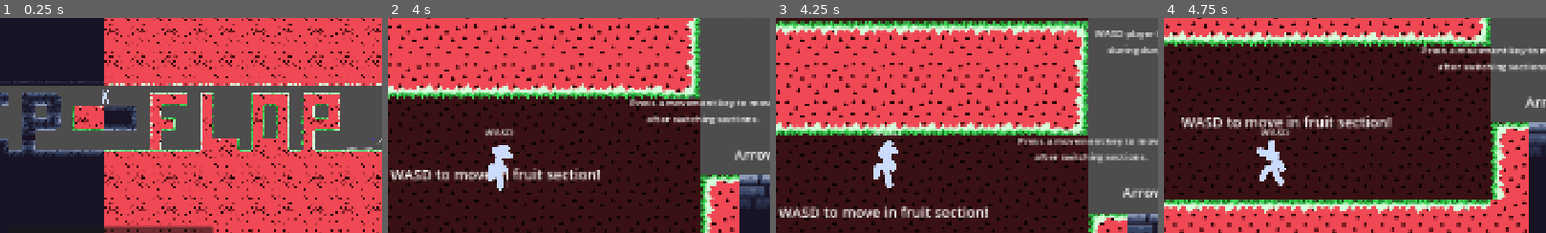
Above: before the commit, frames 1-4 (left to right).
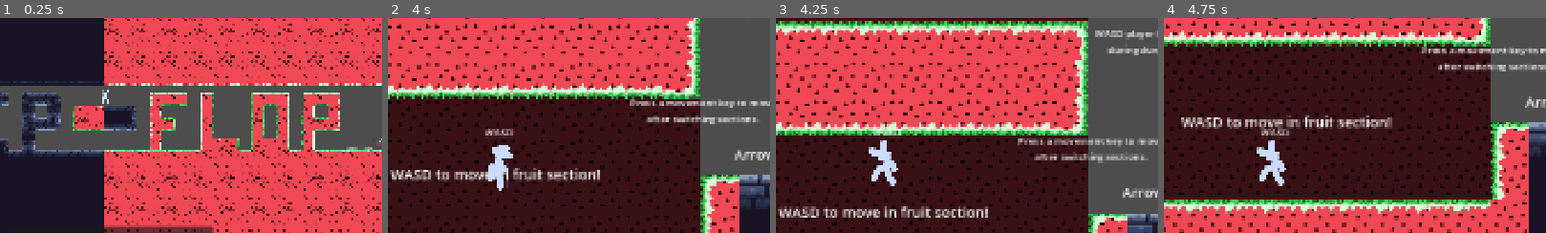
Above: after the commit, the same moments.

Repository: PHS-TSA/Flip-Flop
Game: Godot game, scene res://starting/thestart.tscn
Same seed, same stepped clock (60 frames per second), same inputs: the game is played once before the commit and once after it. The engine's default icon, where the game draws it, is replaced by a stand-in: a white triangle on a blue panel in a dark square.
Inputs:
- Up to frame 1 (0.25 s): no input
- Up to frame 2 (4 s): click "Start" at 0.5 s; tap A (a) at 1.25, 2.75, 3.5 s; hold A (a) 1.28-2.03 s; hold Right (right) 1.28-2.78 s; tap Up (up) at 1.52, 1.82, 2.27, 2.57, 3.77 s; tap Q (arrowsgrab) at 1.55, 2.1 s; tap D (d) at 2.3 s; hold Left (left) 2.78-3.53 s; hold D (d) 2.78-3.53 s; tap S (s) at 3.05, 3.6 s; hold Right (right) from 3.53 s (still down); tap W (w) at 3.8 s
- Up to frame 3 (4.25 s): keep holding Right (right); tap Up (up) at 4.07 s
- Up to frame 4 (4.75 s): keep holding Right (right); tap A (a) at 4.25 s; hold W (w) from 4.28 s (still down); tap Up (up) at 4.52 s; tap Shift (wasdgrab) at 4.55 s
The pictures show only the part of the screen within x 36-86%, y 17-67%; the shares and areas given below are measured in that part.

Frames 1-2 are identical in both runs. In frame 3, 0.5% of the frame differs, in the area x 24-32%, y 56-80%; in frame 4, nothing differs.

Commit message:
hello sam

Diff:
--- a/Scripts/player.gd
+++ b/Scripts/player.gd
@@ -13,6 +13,7 @@
 var walking = false
 var stamina = 100
 var secretstamina = 100
+var pausedclimb = true
 
 var onladder = false
 
@@ -52,7 +53,7 @@
 			if is_on_floor() and not is_on_wall() and not walking and not jumping and not grabbing:
 				%Sprite.play("idle")
 
-			if is_on_wall() and Input.is_action_pressed("wasdgrab"):
+			if is_on_wall() and Input.is_action_pressed("wasdgrab") and not onladder:
 				if grabbing == false:
 					%Sprite.play("wall_grab")
 				secretstamina -= 0.1
@@ -90,7 +91,7 @@
 
 			if direction and not(walljump):
 				velocity.x = direction * speed
-				if not jumping and not grabbing:
+				if not jumping and not grabbing and not onladder:
 					%Sprite.play("walk")
 				walking = true
 			elif not walljump:
@@ -100,11 +101,24 @@
 			if onladder and Input.is_action_pressed("wasdgrab"):
 				secretstamina -= 0.01
 				if Input.is_action_pressed("w"):
+					if pausedclimb:
+						%Sprite.play("climb")
+						pausedclimb = false
 					velocity.y = move_toward(velocity.y, -300, speed/3)
 				elif Input.is_action_pressed("s"):
+					if pausedclimb:
+						%Sprite.play("climb")
+						pausedclimb = false
 					velocity.y = move_toward(velocity.y, 300, speed/3)
+				elif Input.is_action_pressed("a") or Input.is_action_pressed("d"):
+					if pausedclimb:
+						%Sprite.play("climb")
+						pausedclimb = false
+					velocity.y = 0
 				else:
 					velocity.y = 0
+					%Sprite.pause()
+					pausedclimb = true
 
 
 		else: #arrows
@@ -115,7 +129,7 @@
 			if is_on_floor() and not is_on_wall() and not walking and not jumping and not grabbing:
 				%Sprite.play("idle")
 
-			if is_on_wall() and Input.is_action_pressed("arrowsgrab"):
+			if is_on_wall() and Input.is_action_pressed("arrowsgrab") and not onladder:
 				if grabbing == false:
 					%Sprite.play("wall_grab")
 				secretstamina -= 0.1
@@ -154,7 +168,7 @@
 
 			if direction and not(walljump):
 				velocity.x = direction * speed
-				if not jumping and not grabbing:
+				if not jumping and not grabbing and not onladder:
 					%Sprite.play("walk")
 				walking = true
 			elif not walljump:
@@ -162,14 +176,31 @@
 				walking = false
 
 			if onladder and Input.is_action_pressed("arrowsgrab"):
+				if %Sprite.animation != "climb":
+					%Sprite.play("climb")
 				secretstamina -= 0.01
 				if Input.is_action_pressed("up"):
+					if pausedclimb:
+						%Sprite.play("climb")
+						pausedclimb = false
 					velocity.y = move_toward(velocity.y, -300, speed/3)
 				elif Input.is_action_pressed("down"):
+					if pausedclimb:
+						%Sprite.play("climb")
+						pausedclimb = false
 					velocity.y = move_toward(velocity.y, 300, speed/3)
+				elif Input.is_action_pressed("left") or Input.is_action_pressed("right"):
+					if pausedclimb:
+						%Sprite.play("climb")
+						pausedclimb = false
+					velocity.y = 0
 				else:
-					velocity.y = 0
-
+					pausedclimb = true
+					%Sprite.pause()
+					velocity.y = 0
+
+		if velocity.y > 0 and not onladder and not grabbing and $Sprite.animation != "wall_jump":
+			%Sprite.play("fall")
 		stamina = roundi(secretstamina)
 		%Stamina.text = "Stamina: " + str(stamina)
 		if stamina <= 0:
@@ -200,6 +231,7 @@
 		onladder = true
 
 
+
 func _on_ladder_body_exited(body: Node2D) -> void:
 	if body.name == "Player":
 		onladder = false
--- a/player.tscn
+++ b/player.tscn
@@ -1,28 +1,43 @@
-[gd_scene load_steps=28 format=3 uid="uid://cp40cpc6551ks"]
+[gd_scene load_steps=43 format=3 uid="uid://cp40cpc6551ks"]
 
 [ext_resource type="Script" uid="uid://m6tgq13drqbb" path="res://Scripts/player.gd" id="1_vkth7"]
 [ext_resource type="Texture2D" uid="uid://d0kgvs44bbqko" path="res://Textures/Sam_G/Sam.png" id="2_7j51x"]
 [ext_resource type="Texture2D" uid="uid://cvtaaa1ggn7s6" path="res://Textures/icon.svg" id="2_vfl16"]
-[ext_resource type="Texture2D" uid="uid://cf82o18kq01rl" path="res://Textures/Bunny/idle/FIdle1.png" id="4_b0idd"]
-[ext_resource type="Texture2D" uid="uid://dfbo3u1yppl5g" path="res://Textures/Bunny/idle/FIdle2.png" id="5_05d2m"]
-[ext_resource type="Texture2D" uid="uid://cgnt6i33d057m" path="res://Textures/Bunny/idle/FIdle3.png" id="6_3054x"]
-[ext_resource type="Texture2D" uid="uid://ft4wbscqynvl" path="res://Textures/Bunny/idle/FIdle4.png" id="7_gx6if"]
-[ext_resource type="Texture2D" uid="uid://c62jpqee57ioa" path="res://Textures/Bunny/jump/FJump1.png" id="8_bk84p"]
-[ext_resource type="Texture2D" uid="uid://b802or66jpaov" path="res://Textures/Bunny/jump/FJump2.png" id="9_c67sc"]
-[ext_resource type="Texture2D" uid="uid://bcwv7jkgrva7k" path="res://Textures/Bunny/jump/FJump3.png" id="10_libey"]
-[ext_resource type="Texture2D" uid="uid://cfy0ypnpg1dwk" path="res://Textures/Bunny/jump/FJump4.png" id="11_c6umt"]
-[ext_resource type="Texture2D" uid="uid://b7mqoyxvinqyc" path="res://Textures/Bunny/jump/FJump5.png" id="12_bstyr"]
-[ext_resource type="Texture2D" uid="uid://clnxj03w1esq7" path="res://Textures/Bunny/walk/FWalk1.png" id="13_75qip"]
-[ext_resource type="Texture2D" uid="uid://cesol6vu7uret" path="res://Textures/Bunny/walk/FWalk2.png" id="14_unryy"]
-[ext_resource type="Texture2D" uid="uid://c84elxh0ff3lp" path="res://Textures/Bunny/walk/FWalk3.png" id="15_is603"]
-[ext_resource type="Texture2D" uid="uid://bccs5g8rgc5tt" path="res://Textures/Bunny/wallgrab/FWallGrab1.png" id="16_d3d4l"]
-[ext_resource type="Texture2D" uid="uid://dvjt100axdde3" path="res://Textures/Bunny/wallgrab/FWallGrab2.png" id="17_svjgd"]
-[ext_resource type="Texture2D" uid="uid://cwsiag4i6cyym" path="res://Textures/Bunny/wallgrab/FWallGrab3.png" id="18_6gw0d"]
-[ext_resource type="Texture2D" uid="uid://dmsaydmgm8tfv" path="res://Textures/Bunny/walljump/FWallJump1.png" id="19_0x757"]
-[ext_resource type="Texture2D" uid="uid://cg60p884attet" path="res://Textures/Bunny/walljump/FWallJump2.png" id="20_0uel0"]
-[ext_resource type="Texture2D" uid="uid://dmpx6w5spumyd" path="res://Textures/Bunny/walljump/FWallJump3.png" id="21_ysu3y"]
-[ext_resource type="Texture2D" uid="uid://x3educ8taot3" path="res://Textures/Bunny/walljump/FWallJump4.png" id="22_0ox3m"]
-[ext_resource type="Texture2D" uid="uid://y6qcw4k5lnug" path="res://Textures/Bunny/walljump/FWallJump5.png" id="23_0xils"]
+[ext_resource type="Texture2D" uid="uid://cf82o18kq01rl" path="res://Textures/Sam/idle/FIdle1.png" id="4_b0idd"]
+[ext_resource type="Texture2D" uid="uid://cst7d3wjqywu6" path="res://Textures/Sam/Climbing/FloppyClimb1.png" id="4_b88wv"]
+[ext_resource type="Texture2D" uid="uid://dfbo3u1yppl5g" path="res://Textures/Sam/idle/FIdle2.png" id="5_05d2m"]
+[ext_resource type="Texture2D" uid="uid://6ds4icrirqyy" path="res://Textures/Sam/Climbing/FloppyClimb2.png" id="5_pgbbb"]
+[ext_resource type="Texture2D" uid="uid://m5f7kjwbqm2k" path="res://Textures/Sam/Climbing/FloppyClimb3.png" id="6_331ug"]
+[ext_resource type="Texture2D" uid="uid://cgnt6i33d057m" path="res://Textures/Sam/idle/FIdle3.png" id="6_3054x"]
+[ext_resource type="Texture2D" uid="uid://ft4wbscqynvl" path="res://Textures/Sam/idle/FIdle4.png" id="7_gx6if"]
+[ext_resource type="Texture2D" uid="uid://dnxgls0moj3mw" path="res://Textures/Sam/Climbing/FloppyClimb4.png" id="7_ny14h"]
+[ext_resource type="Texture2D" uid="uid://c62jpqee57ioa" path="res://Textures/Sam/jump/FJump1.png" id="8_bk84p"]
+[ext_resource type="Texture2D" uid="uid://b802or66jpaov" path="res://Textures/Sam/jump/FJump2.png" id="9_c67sc"]
+[ext_resource type="Texture2D" uid="uid://bcwv7jkgrva7k" path="res://Textures/Sam/jump/FJump3.png" id="10_libey"]
+[ext_resource type="Texture2D" uid="uid://cfy0ypnpg1dwk" path="res://Textures/Sam/jump/FJump4.png" id="11_c6umt"]
+[ext_resource type="Texture2D" uid="uid://b7mqoyxvinqyc" path="res://Textures/Sam/jump/FJump5.png" id="12_bstyr"]
+[ext_resource type="Texture2D" uid="uid://clnxj03w1esq7" path="res://Textures/Sam/walk/FWalk1.png" id="13_75qip"]
+[ext_resource type="Texture2D" uid="uid://cesol6vu7uret" path="res://Textures/Sam/walk/FWalk2.png" id="14_unryy"]
+[ext_resource type="Texture2D" uid="uid://c84elxh0ff3lp" path="res://Textures/Sam/walk/FWalk3.png" id="15_is603"]
+[ext_resource type="Texture2D" uid="uid://bccs5g8rgc5tt" path="res://Textures/Sam/wallgrab/FWallGrab1.png" id="16_d3d4l"]
+[ext_resource type="Texture2D" uid="uid://dpx7p1oagb2du" path="res://Textures/Sam/FloppySleep/FloppySleep1.png" id="17_ibah8"]
+[ext_resource type="Texture2D" uid="uid://dvjt100axdde3" path="res://Textures/Sam/wallgrab/FWallGrab2.png" id="17_svjgd"]
+[ext_resource type="Texture2D" uid="uid://c6mhdrgw3hip3" path="res://Textures/Sam/FloppySleep/FloppySleep2.png" id="18_3iwfv"]
+[ext_resource type="Texture2D" uid="uid://cwsiag4i6cyym" path="res://Textures/Sam/wallgrab/FWallGrab3.png" id="18_6gw0d"]
+[ext_resource type="Texture2D" uid="uid://dmsaydmgm8tfv" path="res://Textures/Sam/walljump/FWallJump1.png" id="19_0x757"]
+[ext_resource type="Texture2D" uid="uid://coal6ldokeshr" path="res://Textures/Sam/FloppySleep/FloppySleep3.png" id="19_qwsg1"]
+[ext_resource type="Texture2D" uid="uid://cg60p884attet" path="res://Textures/Sam/walljump/FWallJump2.png" id="20_0uel0"]
+[ext_resource type="Texture2D" uid="uid://c4sawkuijqdyv" path="res://Textures/Sam/FloppySleep/FloppySleep4.png" id="20_1xqrm"]
+[ext_resource type="Texture2D" uid="uid://baq4q3vqbmfuo" path="res://Textures/Sam/FloppySleep/FloppySleep5.png" id="21_bfour"]
+[ext_resource type="Texture2D" uid="uid://dmpx6w5spumyd" path="res://Textures/Sam/walljump/FWallJump3.png" id="21_ysu3y"]
+[ext_resource type="Texture2D" uid="uid://x3educ8taot3" path="res://Textures/Sam/walljump/FWallJump4.png" id="22_0ox3m"]
+[ext_resource type="Texture2D" uid="uid://chxesd21r3i1f" path="res://Textures/Sam/FloppySleep/FloppySleep6.png" id="22_8gr2b"]
+[ext_resource type="Texture2D" uid="uid://y6qcw4k5lnug" path="res://Textures/Sam/walljump/FWallJump5.png" id="23_0xils"]
+[ext_resource type="Texture2D" uid="uid://dycs2riwby4pa" path="res://Textures/Sam/FloppySleep/FloppySleep7.png" id="23_vl8ci"]
+[ext_resource type="Texture2D" uid="uid://c3c4waolayn8m" path="res://Textures/Sam/FloppySleep/FloppySleep8.png" id="24_ieltc"]
+[ext_resource type="Texture2D" uid="uid://ccron88pf221p" path="res://Textures/Sam/FloppySleep/FloppySleep9.png" id="25_fddr8"]
+[ext_resource type="Texture2D" uid="uid://kakfgnai68j7" path="res://Textures/Sam/FloppySleep/FloppySleep10.png" id="26_oybyf"]
+[ext_resource type="Texture2D" uid="uid://j63pf2ym84sh" path="res://Textures/Sam/FloppySleep/FloppySleep11.png" id="27_ajfva"]
 
 [sub_resource type="RectangleShape2D" id="RectangleShape2D_3s637"]
 size = Vector2(48, 96)
@@ -34,6 +49,31 @@
 animations = [{
 "frames": [{
 "duration": 1.0,
+"texture": ExtResource("4_b88wv")
+}, {
+"duration": 1.0,
+"texture": ExtResource("5_pgbbb")
+}, {
+"duration": 1.0,
+"texture": ExtResource("6_331ug")
+}, {
+"duration": 1.0,
+"texture": ExtResource("7_ny14h")
+}],
+"loop": true,
+"name": &"climb",
+"speed": 5.0
+}, {
+"frames": [{
+"duration": 1.0,
+"texture": ExtResource("12_bstyr")
+}],
+"loop": true,
+"name": &"fall",
+"speed": 5.0
+}, {
+"frames": [{
+"duration": 1.0,
 "texture": ExtResource("4_b0idd")
 }, {
 "duration": 1.0,
@@ -67,6 +107,44 @@
 }],
 "loop": false,
 "name": &"jump",
+"speed": 5.0
+}, {
+"frames": [{
+"duration": 1.0,
+"texture": ExtResource("17_ibah8")
+}, {
+"duration": 1.0,
+"texture": ExtResource("18_3iwfv")
+}, {
+"duration": 1.0,
+"texture": ExtResource("19_qwsg1")
+}, {
+"duration": 1.0,
+"texture": ExtResource("20_1xqrm")
+}, {
+"duration": 1.0,
+"texture": ExtResource("21_bfour")
+}, {
+"duration": 1.0,
+"texture": ExtResource("22_8gr2b")
+}, {
+"duration": 1.0,
+"texture": ExtResource("23_vl8ci")
+}, {
+"duration": 1.0,
+"texture": ExtResource("24_ieltc")
+}, {
+"duration": 1.0,
+"texture": ExtResource("25_fddr8")
+}, {
+"duration": 1.0,
+"texture": ExtResource("26_oybyf")
+}, {
+"duration": 1.0,
+"texture": ExtResource("27_ajfva")
+}],
+"loop": true,
+"name": &"sleep",
 "speed": 5.0
 }, {
 "frames": [{
@@ -202,7 +280,7 @@
 position = Vector2(0, -68)
 scale = Vector2(0.65, 0.65)
 sprite_frames = SubResource("SpriteFrames_hrgyk")
-animation = &"idle"
+animation = &"fall"
 
 [node name="Stamina" type="Label" parent="."]
 unique_name_in_owner = true
--- a/starting/thestart.tscn
+++ b/starting/thestart.tscn
@@ -7,26 +7,26 @@
 [ext_resource type="Script" uid="uid://m6tgq13drqbb" path="res://Scripts/player.gd" id="5_fg0q3"]
 [ext_resource type="Texture2D" uid="uid://d0kgvs44bbqko" path="res://Textures/Sam_G/Sam.png" id="6_225dp"]
 [ext_resource type="Texture2D" uid="uid://cvtaaa1ggn7s6" path="res://Textures/icon.svg" id="7_s6rqn"]
-[ext_resource type="Texture2D" uid="uid://cf82o18kq01rl" path="res://Textures/Bunny/idle/FIdle1.png" id="8_y8k6g"]
-[ext_resource type="Texture2D" uid="uid://dfbo3u1yppl5g" path="res://Textures/Bunny/idle/FIdle2.png" id="9_w72if"]
-[ext_resource type="Texture2D" uid="uid://cgnt6i33d057m" path="res://Textures/Bunny/idle/FIdle3.png" id="10_ifidr"]
-[ext_resource type="Texture2D" uid="uid://ft4wbscqynvl" path="res://Textures/Bunny/idle/FIdle4.png" id="11_bnflr"]
-[ext_resource type="Texture2D" uid="uid://c62jpqee57ioa" path="res://Textures/Bunny/jump/FJump1.png" id="12_w2t5q"]
-[ext_resource type="Texture2D" uid="uid://b802or66jpaov" path="res://Textures/Bunny/jump/FJump2.png" id="13_s7jke"]
-[ext_resource type="Texture2D" uid="uid://bcwv7jkgrva7k" path="res://Textures/Bunny/jump/FJump3.png" id="14_rdmti"]
-[ext_resource type="Texture2D" uid="uid://cfy0ypnpg1dwk" path="res://Textures/Bunny/jump/FJump4.png" id="15_52i3u"]
-[ext_resource type="Texture2D" uid="uid://b7mqoyxvinqyc" path="res://Textures/Bunny/jump/FJump5.png" id="16_4gkao"]
-[ext_resource type="Texture2D" uid="uid://clnxj03w1esq7" path="res://Textures/Bunny/walk/FWalk1.png" id="17_4etkm"]
-[ext_resource type="Texture2D" uid="uid://cesol6vu7uret" path="res://Textures/Bunny/walk/FWalk2.png" id="18_yssur"]
-[ext_resource type="Texture2D" uid="uid://c84elxh0ff3lp" path="res://Textures/Bunny/walk/FWalk3.png" id="19_tw54k"]
-[ext_resource type="Texture2D" uid="uid://bccs5g8rgc5tt" path="res://Textures/Bunny/wallgrab/FWallGrab1.png" id="20_uha5i"]
-[ext_resource type="Texture2D" uid="uid://dvjt100axdde3" path="res://Textures/Bunny/wallgrab/FWallGrab2.png" id="21_5appd"]
-[ext_resource type="Texture2D" uid="uid://cwsiag4i6cyym" path="res://Textures/Bunny/wallgrab/FWallGrab3.png" id="22_jn484"]
-[ext_resource type="Texture2D" uid="uid://dmsaydmgm8tfv" path="res://Textures/Bunny/walljump/FWallJump1.png" id="23_xs5as"]
-[ext_resource type="Texture2D" uid="uid://cg60p884attet" path="res://Textures/Bunny/walljump/FWallJump2.png" id="24_bl2bv"]
-[ext_resource type="Texture2D" uid="uid://dmpx6w5spumyd" path="res://Textures/Bunny/walljump/FWallJump3.png" id="25_2ov6u"]
-[ext_resource type="Texture2D" uid="uid://x3educ8taot3" path="res://Textures/Bunny/walljump/FWallJump4.png" id="26_3wbw7"]
-[ext_resource type="Texture2D" uid="uid://y6qcw4k5lnug" path="res://Textures/Bunny/walljump/FWallJump5.png" id="27_xl1xu"]
+[ext_resource type="Texture2D" uid="uid://cf82o18kq01rl" path="res://Textures/Sam/idle/FIdle1.png" id="8_y8k6g"]
+[ext_resource type="Texture2D" uid="uid://dfbo3u1yppl5g" path="res://Textures/Sam/idle/FIdle2.png" id="9_w72if"]
+[ext_resource type="Texture2D" uid="uid://cgnt6i33d057m" path="res://Textures/Sam/idle/FIdle3.png" id="10_ifidr"]
+[ext_resource type="Texture2D" uid="uid://ft4wbscqynvl" path="res://Textures/Sam/idle/FIdle4.png" id="11_bnflr"]
+[ext_resource type="Texture2D" uid="uid://c62jpqee57ioa" path="res://Textures/Sam/jump/FJump1.png" id="12_w2t5q"]
+[ext_resource type="Texture2D" uid="uid://b802or66jpaov" path="res://Textures/Sam/jump/FJump2.png" id="13_s7jke"]
+[ext_resource type="Texture2D" uid="uid://bcwv7jkgrva7k" path="res://Textures/Sam/jump/FJump3.png" id="14_rdmti"]
+[ext_resource type="Texture2D" uid="uid://cfy0ypnpg1dwk" path="res://Textures/Sam/jump/FJump4.png" id="15_52i3u"]
+[ext_resource type="Texture2D" uid="uid://b7mqoyxvinqyc" path="res://Textures/Sam/jump/FJump5.png" id="16_4gkao"]
+[ext_resource type="Texture2D" uid="uid://clnxj03w1esq7" path="res://Textures/Sam/walk/FWalk1.png" id="17_4etkm"]
+[ext_resource type="Texture2D" uid="uid://cesol6vu7uret" path="res://Textures/Sam/walk/FWalk2.png" id="18_yssur"]
+[ext_resource type="Texture2D" uid="uid://c84elxh0ff3lp" path="res://Textures/Sam/walk/FWalk3.png" id="19_tw54k"]
+[ext_resource type="Texture2D" uid="uid://bccs5g8rgc5tt" path="res://Textures/Sam/wallgrab/FWallGrab1.png" id="20_uha5i"]
+[ext_resource type="Texture2D" uid="uid://dvjt100axdde3" path="res://Textures/Sam/wallgrab/FWallGrab2.png" id="21_5appd"]
+[ext_resource type="Texture2D" uid="uid://cwsiag4i6cyym" path="res://Textures/Sam/wallgrab/FWallGrab3.png" id="22_jn484"]
+[ext_resource type="Texture2D" uid="uid://dmsaydmgm8tfv" path="res://Textures/Sam/walljump/FWallJump1.png" id="23_xs5as"]
+[ext_resource type="Texture2D" uid="uid://cg60p884attet" path="res://Textures/Sam/walljump/FWallJump2.png" id="24_bl2bv"]
+[ext_resource type="Texture2D" uid="uid://dmpx6w5spumyd" path="res://Textures/Sam/walljump/FWallJump3.png" id="25_2ov6u"]
+[ext_resource type="Texture2D" uid="uid://x3educ8taot3" path="res://Textures/Sam/walljump/FWallJump4.png" id="26_3wbw7"]
+[ext_resource type="Texture2D" uid="uid://y6qcw4k5lnug" path="res://Textures/Sam/walljump/FWallJump5.png" id="27_xl1xu"]
 
 [sub_resource type="TileSetAtlasSource" id="TileSetAtlasSource_iqgcv"]
 texture = ExtResource("2_nsi2s")
Not shown, removed: Textures/Bunny/idle/FIdle1.png.import
Not shown, removed: Textures/Bunny/idle/FIdle2.png.import
Not shown, removed: Textures/Bunny/idle/FIdle3.png.import
Not shown, removed: Textures/Bunny/idle/FIdle4.png.import
Not shown, removed: Textures/Bunny/jump/FJump1.png.import
Not shown, removed: Textures/Bunny/jump/FJump2.png.import
Not shown, removed: Textures/Bunny/jump/FJump3.png.import
Not shown, removed: Textures/Bunny/jump/FJump4.png.import
Not shown, removed: Textures/Bunny/jump/FJump5.png.import
Not shown, removed: Textures/Bunny/walk/FWalk1.png.import
Not shown, removed: Textures/Bunny/walk/FWalk2.png.import
Not shown, removed: Textures/Bunny/walk/FWalk3.png.import
(and 79 more such lines)
